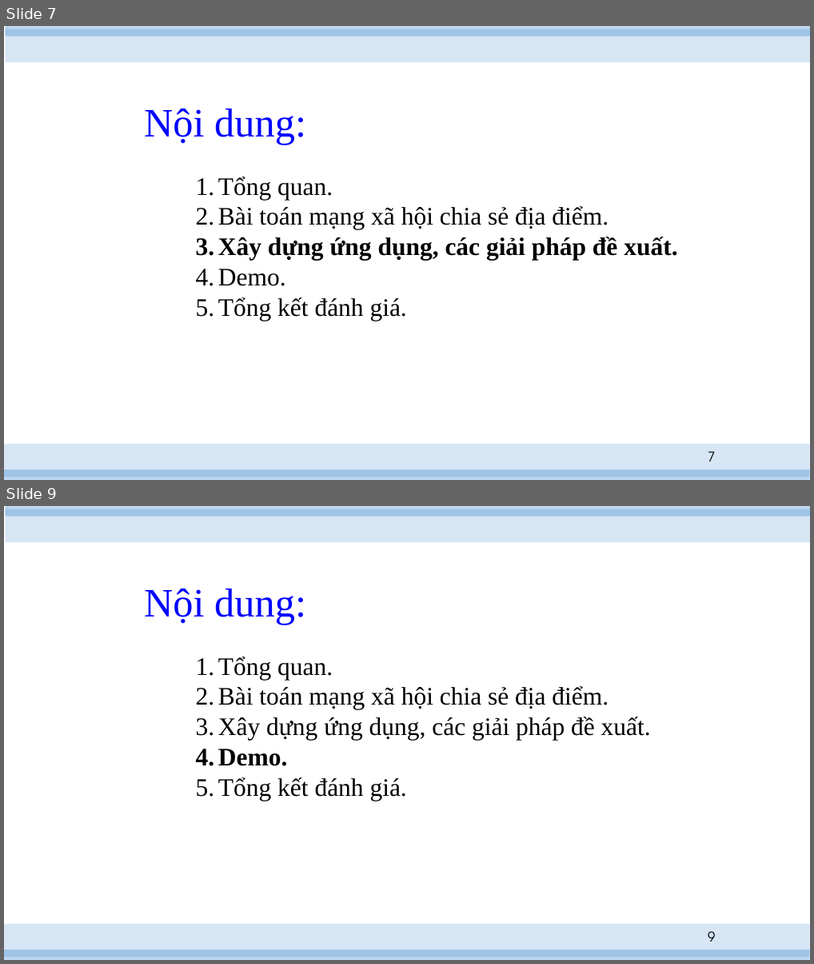
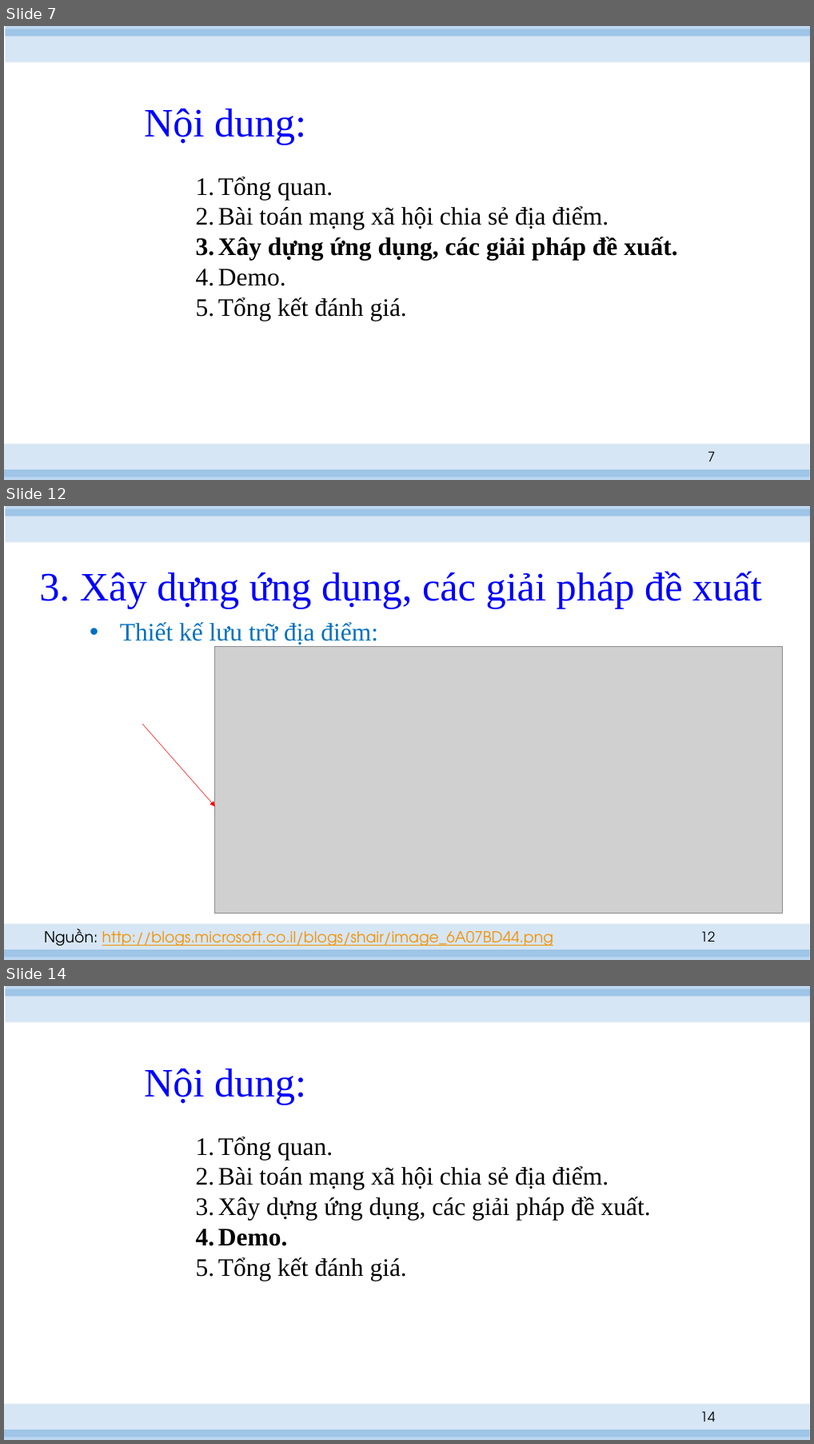
Before and after one commit to hvngoc/Presentation, a slide deck: slide.pptx. Shown one above the other, each under a label of ours: slides 7 and 9 before the commit, slides 7, 12 and 14 after it; the slides between them are not shown. The pictures are 814x964 and 814x1444 pixels, drawn with LibreOffice and Linux fonts; fonts in the diff are those of the drawing; grey boxes stand for pictures. Boxes give left, top, right and bottom in pixels: in the first picture for what was removed or moved away, otherwise in the second. Text is boxed around its words. In the diff, an @@ line names an element or a change of style, - is before the commit and + after.

```diff
--- a/slide.pptx
+++ b/slide.pptx
@@ slide 12 added at (4,506,810,960), background #FFFFFF; not listed: 4 template elements that a slide beside it also shows @@
@@ title added at (39,571,762,609), 48 pt, text #0000FF @@
+3. Xây dựng ứng dụng, các giải pháp đề xuất
@@ text added at (120,622,378,644), 30 pt, text #0070C0 @@
+• Thiết kế lưu trữ địa điểm:
@@ picture added at (215,646,782,912) @@
@@ arrow added from (142, 724) to (215, 806), #FF0000 0.5 pt @@
@@ text added at (44,928,554,945), 18 pt, text #F49100, underline @@
+Nguồn: http://blogs.microsoft.co.il/blogs/shair/image_6A07BD44.png
@@ page number added at (701,931,716,941), 16 pt, text #000000 @@
+12
@@ what was slide 9 is now slide 14 @@
@@ page number at (701,1411,716,1421): text changed @@
-9
+14
```
Also in this commit, not shown: 1 slide changed, 4 other slides added.
